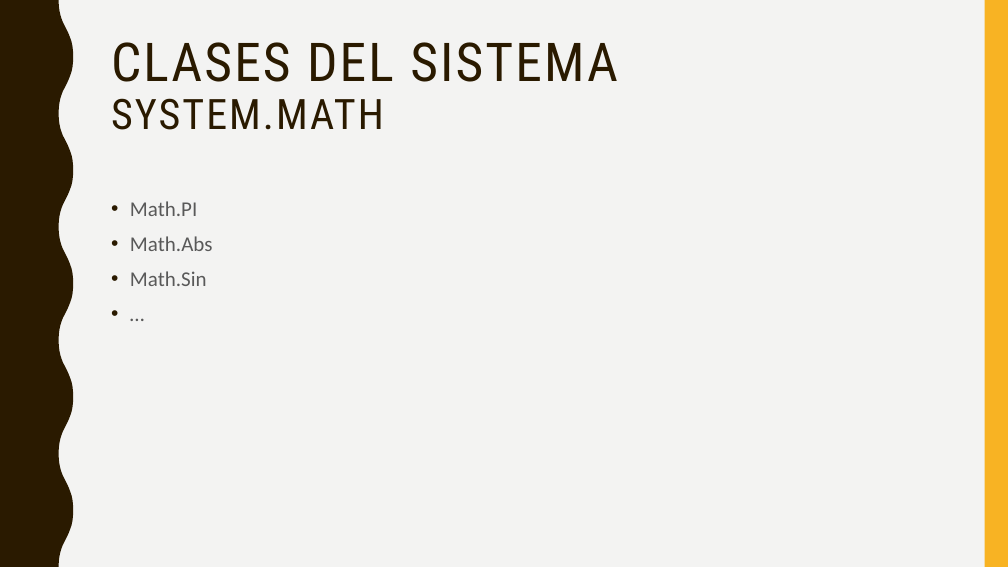
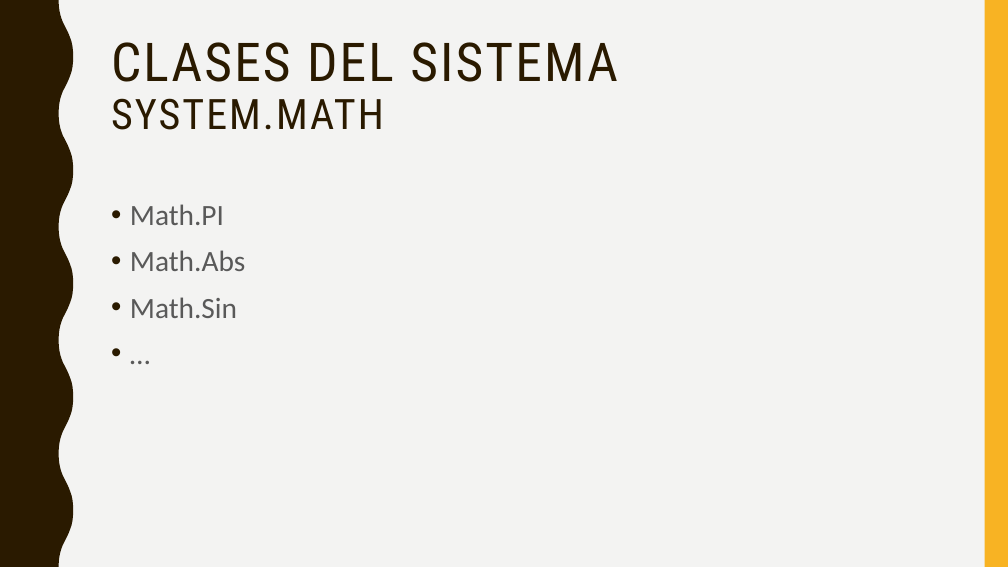
Before and after one commit to crisgon123/backend.tecsup3, a slide deck: slide 4 of Semana 4/Día 3/poo (2da).pptx. Drawn at 1008x567 pixels with LibreOffice and Linux fonts; fonts in the diff are those of the drawing. Boxes give left, top, right and bottom in pixels: in the first picture for what was removed or moved away, otherwise in the second. Text is boxed around its words. In the diff, an @@ line names an element or a change of style, - is before the commit and + after.

```diff
--- a/Semana 4/Día 3/poo (2da).pptx
+++ b/Semana 4/Día 3/poo (2da).pptx
@@ text "Math.PI" at box(130, 204, 245, 318): size 20 to 28 pt @@
```
Also in this commit, not shown: 2 other slides changed, 2 other files.
